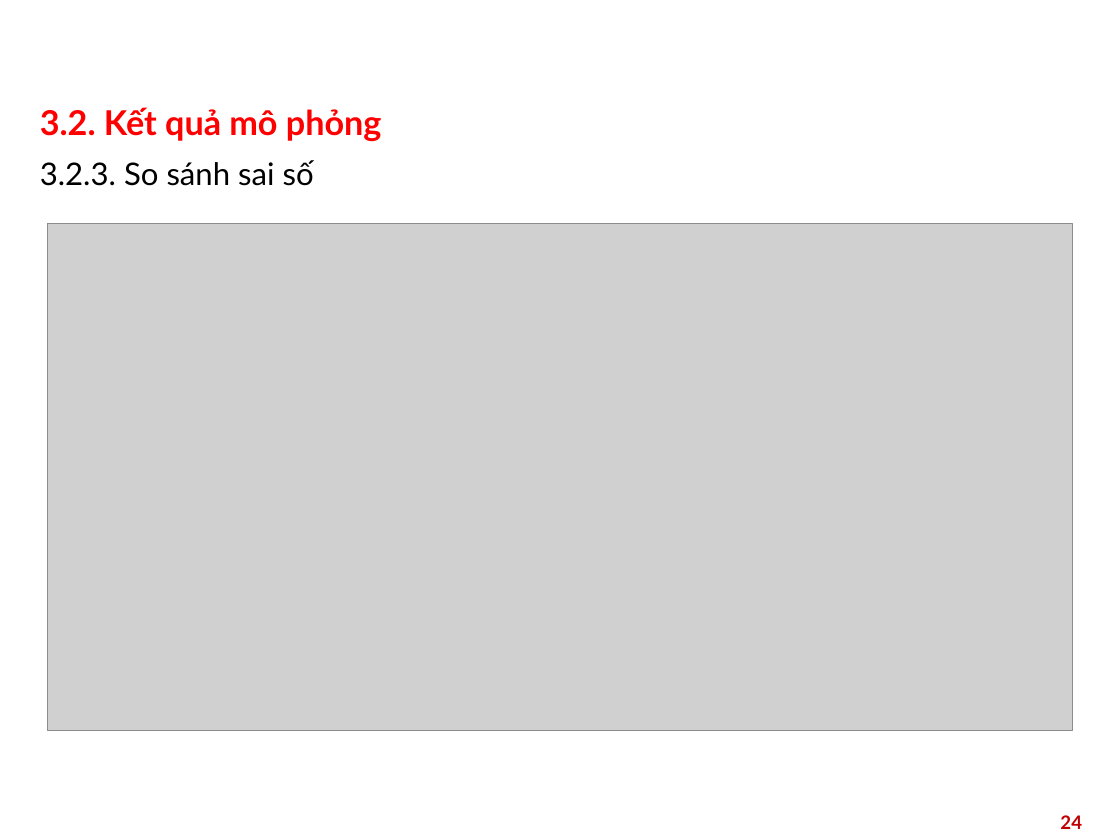
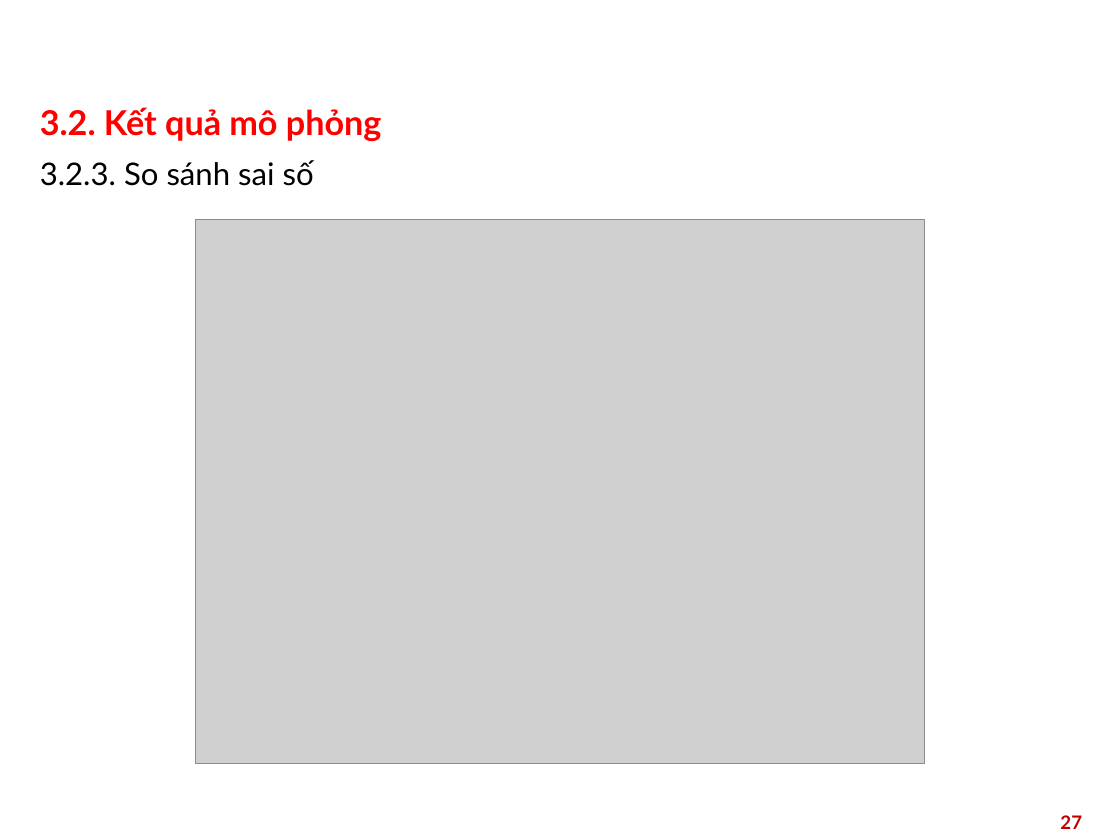
Before and after one commit to huynq03/doan_2025.1, a slide deck: slide 27 of Quadrotor-Control-System/slide/demo.pptx (slide 24 before the commit). Drawn at 1120x840 pixels with LibreOffice and Linux fonts; fonts in the diff are those of the drawing; grey boxes stand for pictures; background and template pictures are left out. Boxes give left, top, right and bottom in pixels: in the first picture for what was removed or moved away, otherwise in the second. Text is boxed around its words. In the diff, an @@ line names an element or a change of style, - is before the commit and + after.

```diff
--- a/Quadrotor-Control-System/slide/demo.pptx
+++ b/Quadrotor-Control-System/slide/demo.pptx
@@ picture: place and size @@
-picture at (47, 224, 1072, 731)
+picture at (196, 220, 925, 763)
@@ page number at (1060, 815, 1082, 829): text changed @@
-24
+27
```
Also in this commit, not shown: 10 other slides changed, 7 slides added, 55 other files.
